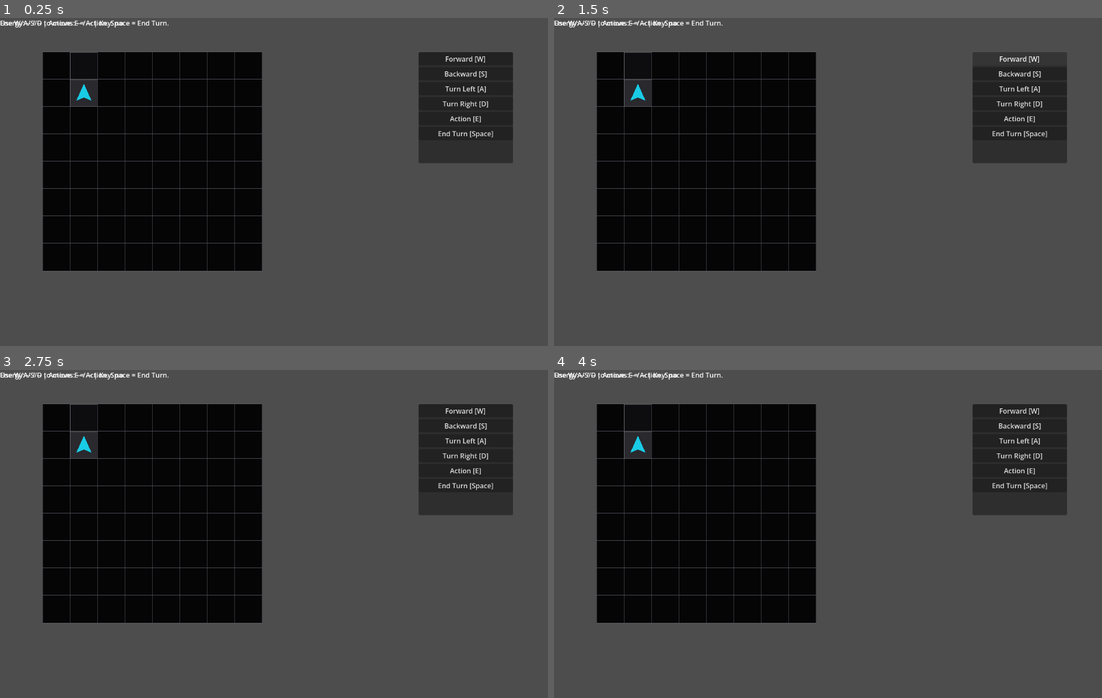
Above: before the commit, frames 1-4 (two rows, left to right).
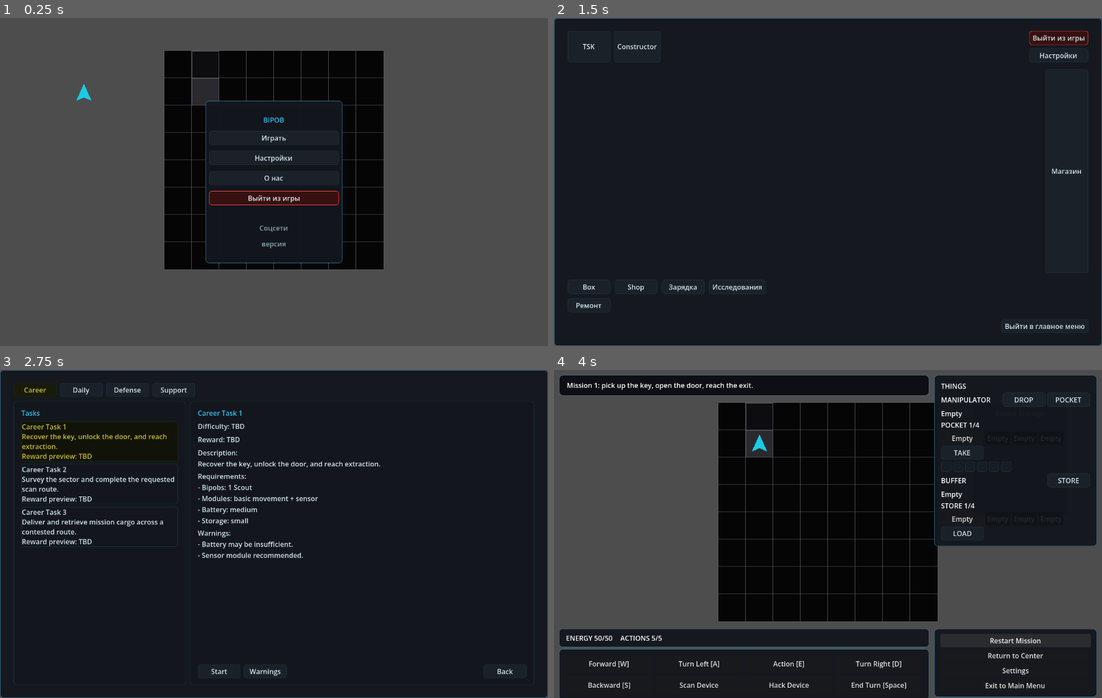
Above: after the commit, the same moments.

Repository: JUSTConnect/bibop
Game: Godot game, scene res://scenes/main.tscn
Two runs of this game, one before a commit and one after it. Both use one fixed random seed, a clock stepped at 60 frames per second and the inputs below.
Inputs (mouse positions are in pixels of both pictures, inside the frame that each line leads up to):
- Up to frame 1 (0.25 s): no input
- Up to frame 2 (1.5 s): click (828, 139) at 0.5 s, where only the run after the commit has a clickable "Играть"; click (1019, 57) at 1.25 s, where only the run before the commit has a clickable "Forward [W]"
- Up to frame 3 (2.75 s): click (32, 399) at 2 s, where only the run after the commit has a clickable "TSK"
- Up to frame 4 (4 s): click (773, 671) at 2.75 s, where only the run after the commit has a clickable "Start"; click (1014, 638) at 3.5 s, where only the run after the commit has a clickable "Restart Mission"

The runs differ from the first frame. In frame 1, 38% of the frame differs, in the area x 0-94%, y 0-78%; in frame 2, 96%, in the area x 0-100%, y 0-100%; in frame 3, 74%; in frame 4, 66%.
Error before the commit: Parse Error: Identifier "mission_manager" not declared in the current scope. (res://scripts/ui/game_ui.gd:5706)

Commit message:
Fix GameUI turn helper parser error without mission_manager refs

Diff:
--- a/scripts/ui/game_ui.gd
+++ b/scripts/ui/game_ui.gd
@@ -5703,32 +5703,13 @@
 	return "Mission %d" % maxi(1, _safe_int(mission_index, 1))
 
 func _get_turns_used_safe() -> int:
-	if mission_manager != null:
-		if mission_manager.has_method("get_turns_used"):
-			return maxi(0, _safe_int(mission_manager.get_turns_used(), 0))
-		if "turns_used" in mission_manager:
-			return maxi(0, _safe_int(mission_manager.turns_used, 0))
-		if "current_turn" in mission_manager:
-			return maxi(0, _safe_int(mission_manager.current_turn, 0))
-	if bipob != null:
-		if bipob.has_method("get_turns_used"):
-			return maxi(0, _safe_int(bipob.get_turns_used(), 0))
-		if "turns_used" in bipob:
-			return maxi(0, _safe_int(bipob.turns_used, 0))
-		if "turn_counter" in bipob:
-			return maxi(0, _safe_int(bipob.turn_counter, 0))
-		if "current_turn" in bipob:
-			return maxi(0, _safe_int(bipob.current_turn, 0))
+	if bipob != null and bipob.has_method("get_turns_used"):
+		return maxi(0, _safe_int(bipob.get_turns_used(), 0))
 	return 0
 
 func _get_turn_limit_safe() -> int:
-	if mission_manager != null:
-		if mission_manager.has_method("get_turn_limit"):
-			return _safe_int(mission_manager.get_turn_limit(), 30)
-		if "turn_limit" in mission_manager:
-			return _safe_int(mission_manager.turn_limit, 30)
-		if "max_turns" in mission_manager:
-			return _safe_int(mission_manager.max_turns, 30)
+	if bipob != null and bipob.has_method("get_turn_limit"):
+		return maxi(1, _safe_int(bipob.get_turn_limit(), 30))
 	return 30
 
 func _get_completed_main_goals_safe(success: bool) -> Array[String]:
